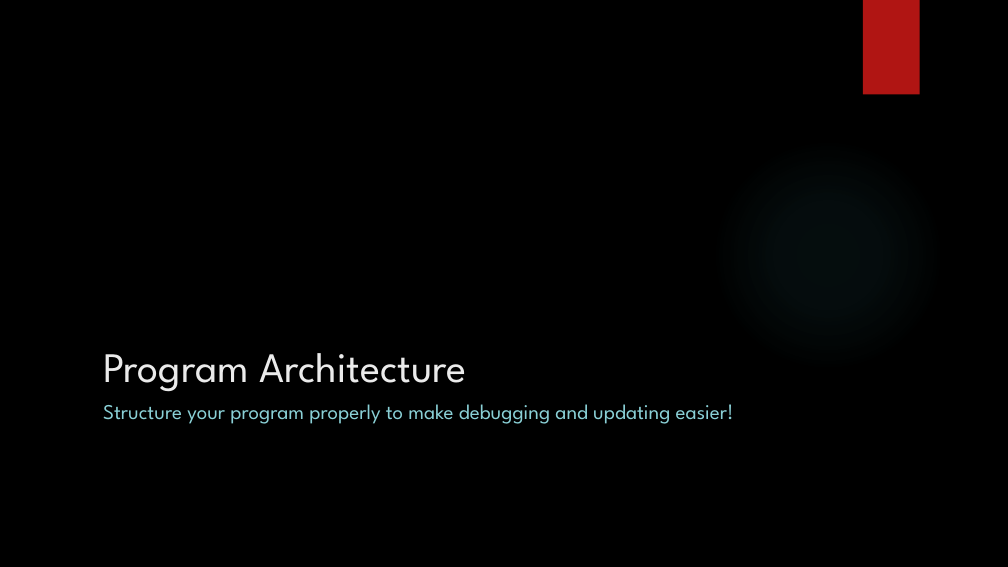
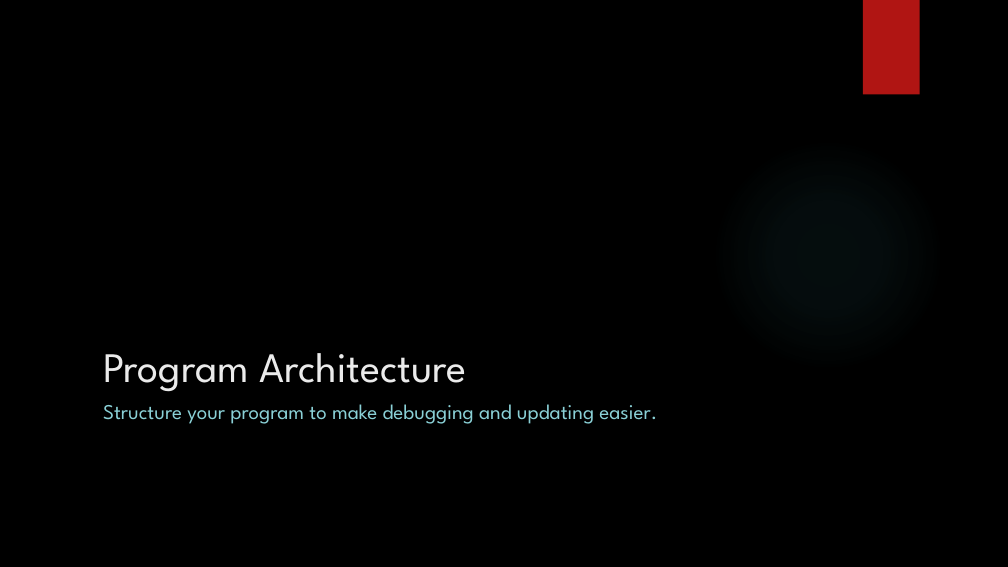
Before and after one commit to nicholas-vogt/modeling-march-madness, a slide deck: slide 34 of 1 Web Scraping.pptx. Drawn at 1008x567 pixels with LibreOffice and Linux fonts; fonts in the diff are those of the drawing; background and template pictures are left out. Boxes give left, top, right and bottom in pixels: in the first picture for what was removed or moved away, otherwise in the second. Text is boxed around its words. In the diff, an @@ line names an element or a change of style, - is before the commit and + after.

```diff
--- a/1 Web Scraping.pptx
+++ b/1 Web Scraping.pptx
@@ text at (x1=103, y1=404, x2=657, y2=424): text changed @@
-Structure your program properly to make debugging and updating easier!
+Structure your program to make debugging and updating easier.
```
Also in this commit, not shown: 5 other slides changed, 1 slide added, 13 other files.
